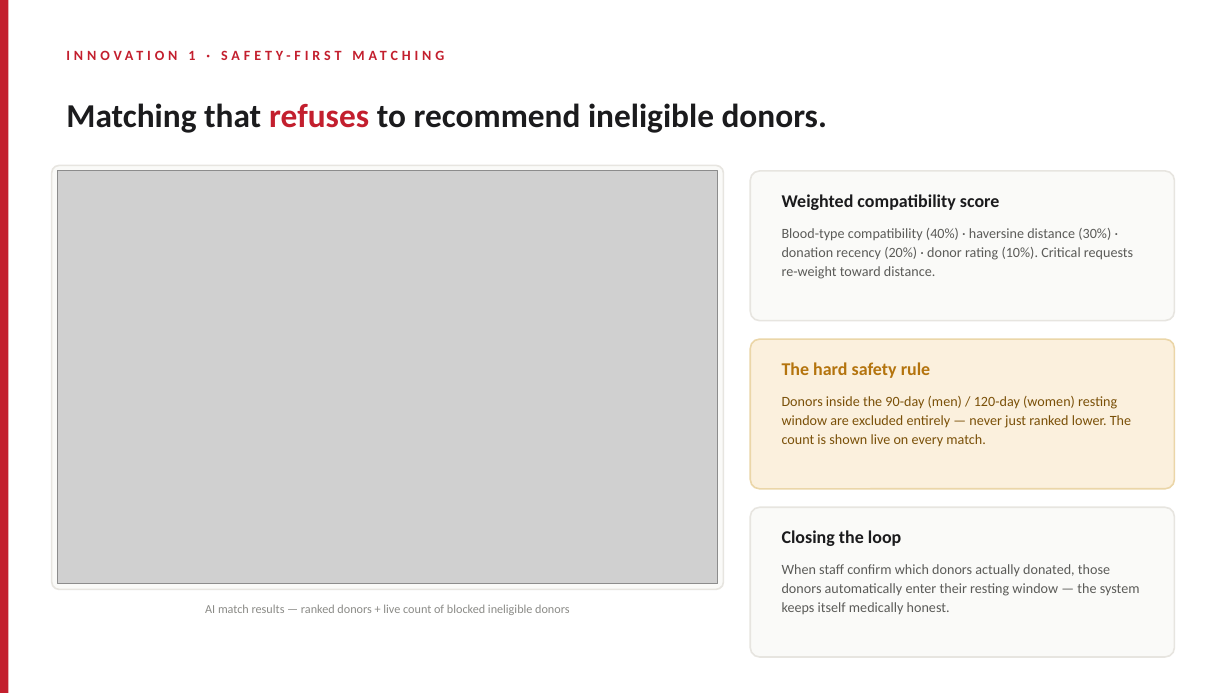
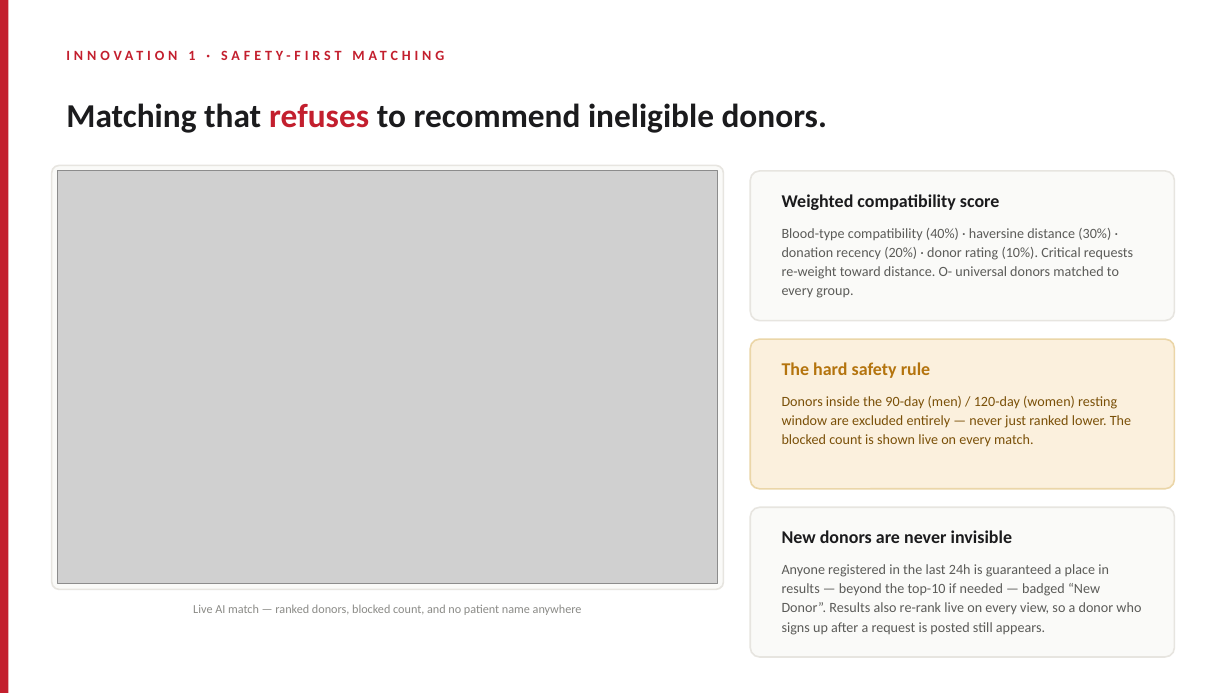
Before and after one commit to sana1234-tech/bloodbridge-AI, a slide deck: slide 6 of presentation/BloodBridge-AI-Presentation.pptx (slide 5 before the commit). Drawn at 1232x693 pixels with LibreOffice and Linux fonts; fonts in the diff are those of the drawing; grey boxes stand for pictures. Boxes give left, top, right and bottom in pixels: in the first picture for what was removed or moved away, otherwise in the second. Text is boxed around its words. In the diff, an @@ line names an element or a change of style, - is before the commit and + after.

Commit message:
Rebuild project presentation: 11 slides with auth, verification, health screening, privacy and live deployment; fresh production screenshots; backdate seeded donor registration

```diff
--- a/presentation/BloodBridge-AI-Presentation.pptx
+++ b/presentation/BloodBridge-AI-Presentation.pptx
@@ text at (782, 228, 1133, 298): text changed @@
-Blood-type compatibility (40%) · haversine distance (30%) · donation recency (20%) · donor rating (10%). Critical requests re-weight toward distance.
+Blood-type compatibility (40%) · haversine distance (30%) · donation recency (20%) · donor rating (10%). Critical requests re-weight toward distance. O- universal donors matched to every group.
@@ text at (782, 396, 1131, 447): text changed @@
-Donors inside the 90-day (men) / 120-day (women) resting window are excluded entirely — never just ranked lower. The count is shown live on every match.
+Donors inside the 90-day (men) / 120-day (women) resting window are excluded entirely — never just ranked lower. The blocked count is shown live on every match.
@@ text at (782, 530, 1012, 543): text changed @@
-Closing the loop
+New donors are never invisible
@@ text at (782, 564, 1141, 635): text changed @@
-When staff confirm which donors actually donated, those donors automatically enter their resting window — the system keeps itself medically honest.
+Anyone registered in the last 24h is guaranteed a place in results — beyond the top-10 if needed — badged “New Donor”. Results also re-rank live on every view, so a donor who signs up after a request is posted still appears.
@@ text at (193, 604, 582, 615): text changed @@
-AI match results — ranked donors + live count of blocked ineligible donors
+Live AI match — ranked donors, blocked count, and no patient name anywhere
```
Also in this commit, not shown: 8 other slides changed, 1 slide added, 9 other files.
